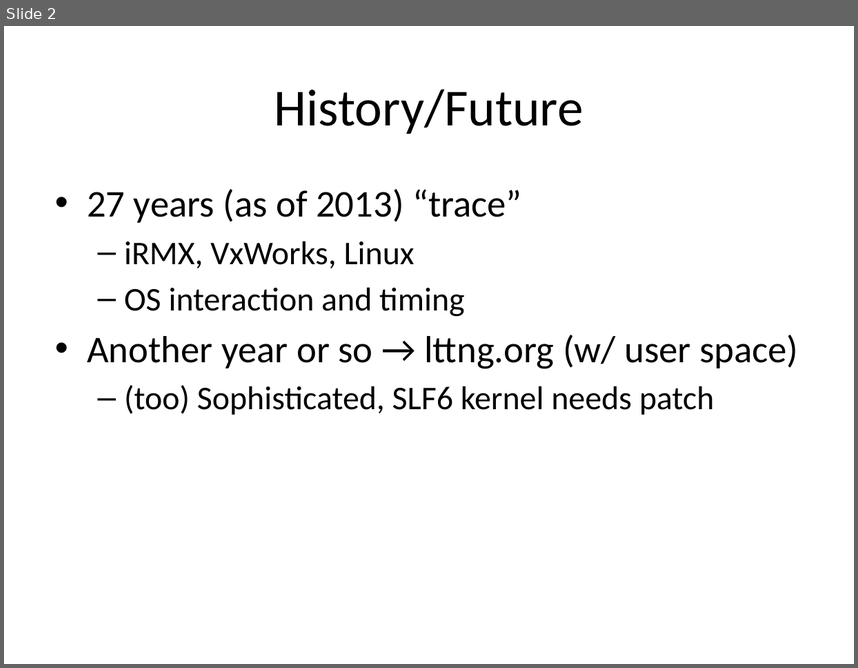
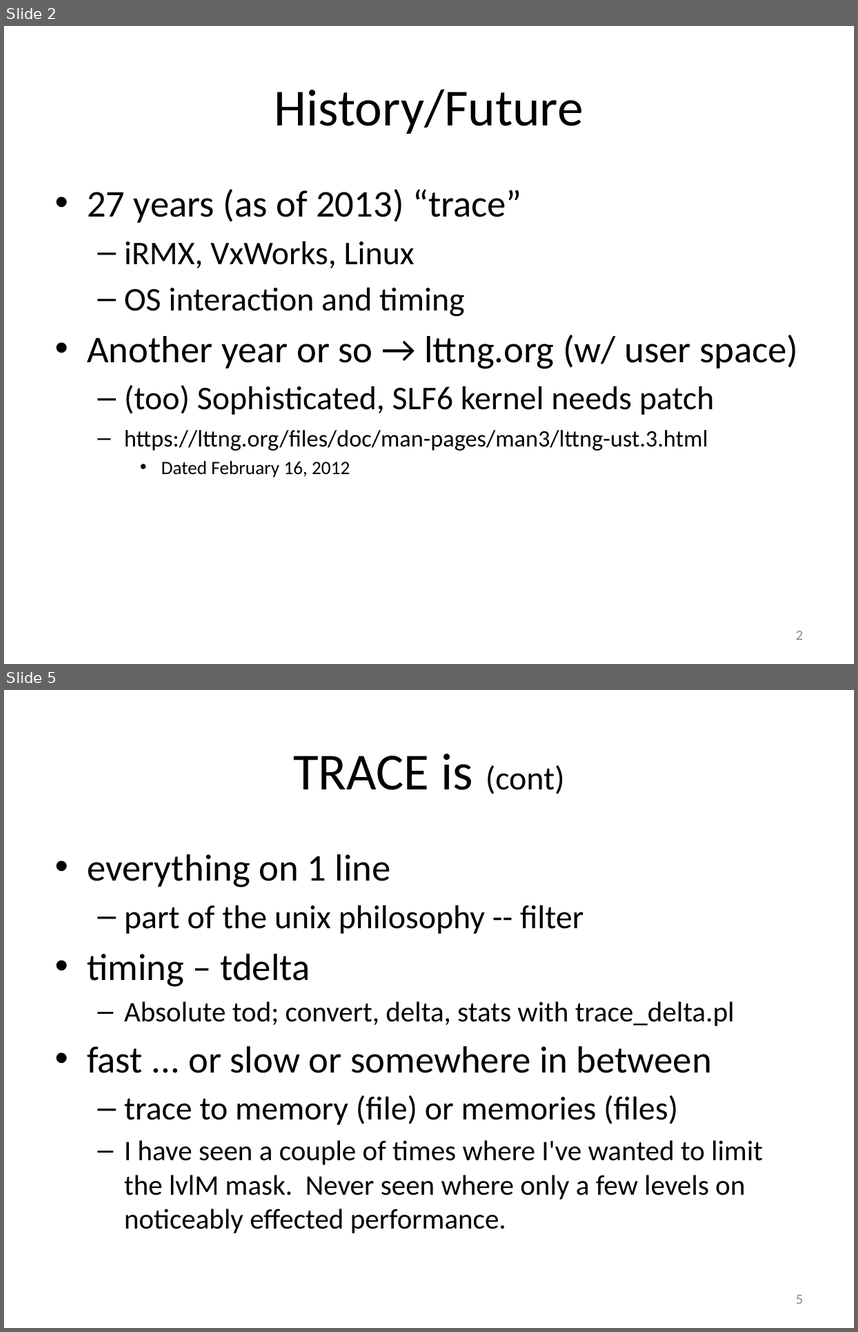
Before and after one commit to art-daq/trace, a slide deck: trace/doc/trace.pptx. Shown one above the other, each under a label of ours: slide 2 before the commit, slides 2 and 5 after it; the slides between them are not shown. The pictures are 858x668 and 858x1332 pixels, drawn with LibreOffice and Linux fonts; fonts in the diff are those of the drawing. Boxes give left, top, right and bottom in pixels: in the first picture for what was removed or moved away, otherwise in the second. Text is boxed around its words. In the diff, an @@ line names an element or a change of style, - is before the commit and + after.

```diff
--- a/trace/doc/trace.pptx
+++ b/trace/doc/trace.pptx
@@ slide 5 added at (4, 690, 854, 1328), background #FFFFFF @@
@@ title added at (293, 753, 565, 794), 44 pt, text #000000 @@
+TRACE is (cont)
@@ text added at (87, 854, 763, 1233), 24 pt, text #000000 @@
+• everything on 1 line
+  – part of the unix philosophy -- filter
+• timing – tdelta
+  – Absolute tod; convert, delta, stats with trace_delta.pl
+• fast ... or slow or somewhere in between
+  – trace to memory (file) or memories (files)
+  – I have seen a couple of times where I've wanted to limit the lvlM mask. Never seen where only a few levels on noticeably effected performance.
@@ page number added at (796, 1294, 803, 1303), 12 pt, text #8C8C8C @@
+5
@@ slide 2 changed as well @@
@@ text at (124, 430, 708, 477): paragraphs added @@
+  – https://lttng.org/files/doc/man-pages/man3/lttng-ust.3.html
+    • Dated February 16, 2012
@@ page number added at (796, 630, 803, 639), 12 pt, text #8C8C8C @@
+2
```
Also in this commit, not shown: 4 other slides changed, 6 other slides added, 2 slides removed, 2 other files.
